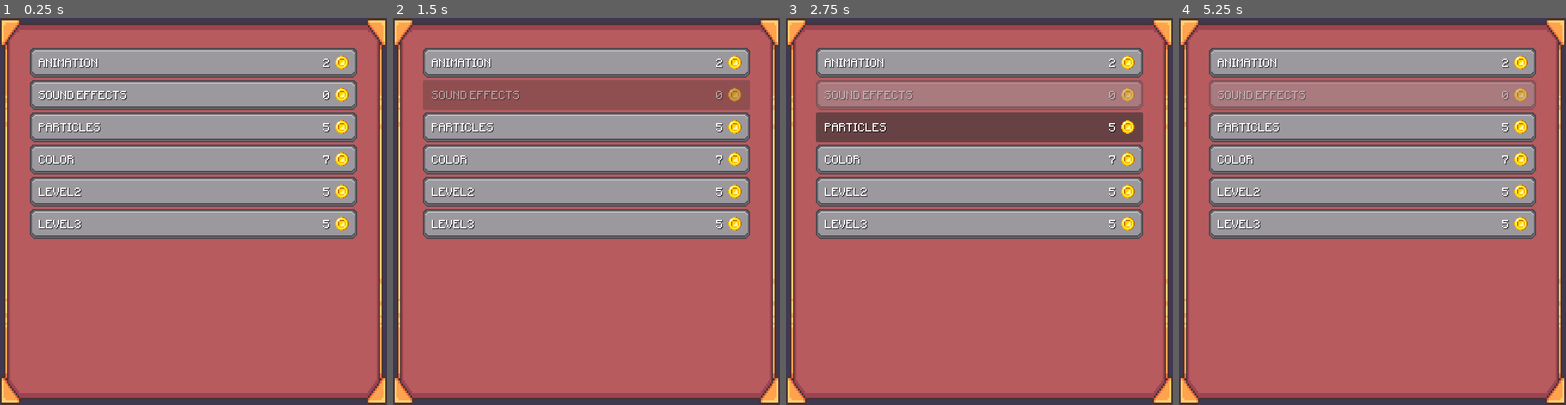
Above: before the commit, frames 1-4 (left to right).
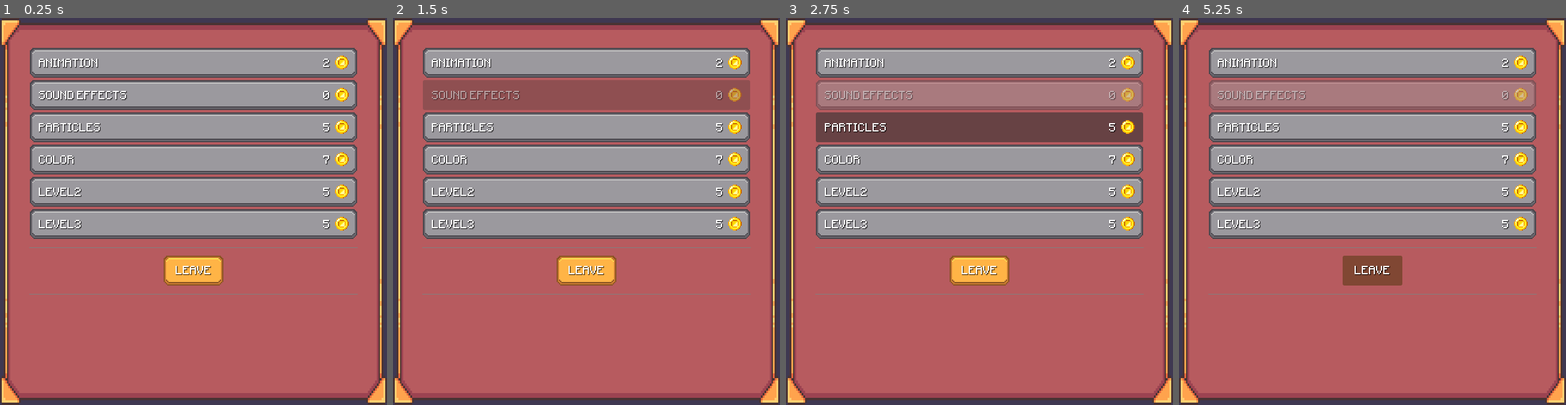
Above: after the commit, the same moments.

Repository: ofknee/the-messenger
Game: Godot game, scene res://scenes/shop.tscn
Two runs of this game, one before a commit and one after it. Both use one fixed random seed, a clock stepped at 60 frames per second and the inputs below. This scene is started directly instead of the project's main scene.
Inputs (mouse positions are in pixels of both pictures, inside the frame that each line leads up to):
- Up to frame 1 (0.25 s): no input
- Up to frame 2 (1.5 s): click "ANIMATION" at 0.5 s; click "SOUND EFFECTS" at 1.25 s
- Up to frame 3 (2.75 s): click "PARTICLES" at 2 s
- Up to frame 4 (5.25 s): click "COLOR" at 2.75 s; click "LEVEL2" at 3.5 s; click "LEVEL3" at 4.25 s; click (1372, 269) at 5 s, where only the run after the commit has a clickable "LEAVE"

The runs differ from the first frame. In frame 1, 1.4% of the frame differs, in the area x 7-93%, y 59-72%; in frame 2, 1.4%; in frame 3, 1.4%; in frame 4, 1.5%.

Commit message:
connect shop to global, leave shop button

Diff:
--- a/scenes/game.tscn
+++ b/scenes/game.tscn
@@ -7,7 +7,9 @@
 [ext_resource type="Texture2D" uid="uid://cx2m72tws2xe8" path="res://assets/ui/hand-drawn-panel.png" id="4_p57ef"]
 [ext_resource type="FontFile" uid="uid://dqqerscdm1bn6" path="res://assets/ui/fonts/minecraftia (1)/Minecraftia-Regular.ttf" id="5_u5sy4"]
 [ext_resource type="PackedScene" uid="uid://bstmedp222n3g" path="res://scenes/killzone.tscn" id="7_u5sy4"]
+[ext_resource type="Texture2D" uid="uid://c2pksn2gtmda8" path="res://assets/ui/Complete_UI_Book_Styles_Pack_Free_v1.0 2/01_TravelBookLite/Sprites/UI_TravelBook_BookCover01a.png" id="7_vtaks"]
 [ext_resource type="Texture2D" uid="uid://cro3plilao5kx" path="res://assets/environment/spike1.png" id="8_gee14"]
+[ext_resource type="PackedScene" uid="uid://vpnklqxmedca" path="res://scenes/pay_button.tscn" id="8_kvpfn"]
 
 [sub_resource type="CanvasItemMaterial" id="CanvasItemMaterial_yqjtg"]
 blend_mode = 2
@@ -24,6 +26,13 @@
 fill_to = Vector2(0.12173913, 0.76304346)
 
 [sub_resource type="StyleBoxTexture" id="StyleBoxTexture_iywne"]
+texture = ExtResource("4_p57ef")
+texture_margin_left = 10.0
+texture_margin_top = 10.0
+texture_margin_right = 10.0
+texture_margin_bottom = 10.0
+
+[sub_resource type="StyleBoxTexture" id="StyleBoxTexture_43hlm"]
 texture = ExtResource("4_p57ef")
 texture_margin_left = 10.0
 texture_margin_top = 10.0
@@ -205,8 +214,106 @@
 expand_mode = 3
 stretch_mode = 5
 
-[node name="Popup" type="Popup" parent="UI/Control/MarginContainer" unique_id=2088766821]
-oversampling_override = 1.0
+[node name="Shop" type="Control" parent="UI/Control/MarginContainer" unique_id=823807057]
+visible = false
+layout_mode = 2
+size_flags_horizontal = 3
+size_flags_vertical = 3
+
+[node name="NinePatchRect" type="TextureRect" parent="UI/Control/MarginContainer/Shop" unique_id=117715359]
+layout_mode = 1
+anchors_preset = 15
+anchor_right = 1.0
+anchor_bottom = 1.0
+grow_horizontal = 2
+grow_vertical = 2
+texture = ExtResource("7_vtaks")
+
+[node name="ScrollContainer" type="ScrollContainer" parent="UI/Control/MarginContainer/Shop" unique_id=415410047]
+layout_mode = 1
+anchors_preset = 15
+anchor_right = 1.0
+anchor_bottom = 1.0
+grow_horizontal = 2
+grow_vertical = 2
+
+[node name="MarginContainer" type="MarginContainer" parent="UI/Control/MarginContainer/Shop/ScrollContainer" unique_id=575001956]
+layout_mode = 2
+size_flags_horizontal = 3
+size_flags_vertical = 3
+theme_override_constants/margin_left = 50
+theme_override_constants/margin_top = 50
+theme_override_constants/margin_right = 50
+theme_override_constants/margin_bottom = 50
+
+[node name="VBoxContainer" type="VBoxContainer" parent="UI/Control/MarginContainer/Shop/ScrollContainer/MarginContainer" unique_id=1643178641]
+layout_mode = 2
+
+[node name="ANIMATION" parent="UI/Control/MarginContainer/Shop/ScrollContainer/MarginContainer/VBoxContainer" unique_id=1763438241 instance=ExtResource("8_kvpfn")]
+layout_mode = 2
+price = 2
+thing = "animation"
+
+[node name="SOUND EFFECTS" parent="UI/Control/MarginContainer/Shop/ScrollContainer/MarginContainer/VBoxContainer" unique_id=895757374 instance=ExtResource("8_kvpfn")]
+layout_mode = 2
+price = 0
+thing = "sfx"
+
+[node name="PARTICLES" parent="UI/Control/MarginContainer/Shop/ScrollContainer/MarginContainer/VBoxContainer" unique_id=1964785691 instance=ExtResource("8_kvpfn")]
+layout_mode = 2
+price = 5
+thing = "particles"
+
+[node name="COLOR" parent="UI/Control/MarginContainer/Shop/ScrollContainer/MarginContainer/VBoxContainer" unique_id=787159581 instance=ExtResource("8_kvpfn")]
+layout_mode = 2
+price = 7
+thing = "color"
+
+[node name="LEVEL2" parent="UI/Control/MarginContainer/Shop/ScrollContainer/MarginContainer/VBoxContainer" unique_id=1236946975 instance=ExtResource("8_kvpfn")]
+layout_mode = 2
+price = 5
+thing = "level2"
+
+[node name="LEVEL3" parent="UI/Control/MarginContainer/Shop/ScrollContainer/MarginContainer/VBoxContainer" unique_id=50084127 instance=ExtResource("8_kvpfn")]
+layout_mode = 2
+price = 5
+thing = "level3"
+
+[node name="HSeparator" type="HSeparator" parent="UI/Control/MarginContainer/Shop/ScrollContainer/MarginContainer/VBoxContainer" unique_id=870113532]
+custom_minimum_size = Vector2(0, 20)
+layout_mode = 2
+theme_override_constants/separation = 11
+
+[node name="LeaveShop" type="Button" parent="UI/Control/MarginContainer/Shop/ScrollContainer/MarginContainer/VBoxContainer" unique_id=1298115920]
+self_modulate = Color(1.6062199, 1.0125897, 0.37801942, 1)
+custom_minimum_size = Vector2(100, 50)
+layout_mode = 2
+size_flags_horizontal = 4
+theme_override_styles/normal = SubResource("StyleBoxTexture_43hlm")
+
+[node name="Label" type="RichTextLabel" parent="UI/Control/MarginContainer/Shop/ScrollContainer/MarginContainer/VBoxContainer/LeaveShop" unique_id=1886448315]
+layout_mode = 1
+anchors_preset = 15
+anchor_right = 1.0
+anchor_bottom = 1.0
+grow_horizontal = 2
+grow_vertical = 2
+offset_transform_enabled = true
+offset_transform_position = Vector2(0, 2)
+mouse_filter = 1
+theme_override_colors/font_shadow_color = Color(0, 0, 0, 0.5058824)
+theme_override_constants/shadow_outline_size = 2
+theme_override_fonts/normal_font = ExtResource("5_u5sy4")
+text = "LEAVE"
+fit_content = true
+autowrap_mode = 0
+horizontal_alignment = 1
+vertical_alignment = 1
+
+[node name="HSeparator2" type="HSeparator" parent="UI/Control/MarginContainer/Shop/ScrollContainer/MarginContainer/VBoxContainer" unique_id=1589589803]
+custom_minimum_size = Vector2(0, 20)
+layout_mode = 2
+theme_override_constants/separation = 11
 
 [node name="killzone" parent="." unique_id=1339280733 instance=ExtResource("7_u5sy4")]
 position = Vector2(119, -74.99999)
@@ -222,3 +329,4 @@
 texture = ExtResource("8_gee14")
 
 [connection signal="pressed" from="UI/Control/MarginContainer/ShopButton/Button" to="UI" method="_on_button_pressed"]
+[connection signal="pressed" from="UI/Control/MarginContainer/Shop/ScrollContainer/MarginContainer/VBoxContainer/LeaveShop" to="UI" method="_on_leave_shop_pressed"]
--- a/scenes/pay_button.gd
+++ b/scenes/pay_button.gd
@@ -13,13 +13,14 @@
 	label.text = name
 	price_display.text = str(price)
 
-func _on_pressed() -> void:  ##spawn eye laccording to button type
+func _on_pressed() -> void:
 	if payable():
 		if bought == false:
 			Global.coins -= price
 			print("bought: ",thing)
 			modulate.a = 0.5
 			bought = true
+			Global.unlocked[thing] = true ##unlock
 		else:
 			print("alr bought: ",thing)
 	else:
--- a/scenes/shop.tscn
+++ b/scenes/shop.tscn
@@ -2,6 +2,15 @@
 
 [ext_resource type="Texture2D" uid="uid://c2pksn2gtmda8" path="res://assets/ui/Complete_UI_Book_Styles_Pack_Free_v1.0 2/01_TravelBookLite/Sprites/UI_TravelBook_BookCover01a.png" id="1_lx5au"]
 [ext_resource type="PackedScene" uid="uid://vpnklqxmedca" path="res://scenes/pay_button.tscn" id="2_xfvoa"]
+[ext_resource type="Texture2D" uid="uid://cx2m72tws2xe8" path="res://assets/ui/hand-drawn-panel.png" id="3_032fp"]
+[ext_resource type="FontFile" uid="uid://dqqerscdm1bn6" path="res://assets/ui/fonts/minecraftia (1)/Minecraftia-Regular.ttf" id="4_2fc2m"]
+
+[sub_resource type="StyleBoxTexture" id="StyleBoxTexture_43hlm"]
+texture = ExtResource("3_032fp")
+texture_margin_left = 10.0
+texture_margin_top = 10.0
+texture_margin_right = 10.0
+texture_margin_bottom = 10.0
 
 [node name="Shop" type="Control" unique_id=823807057]
 layout_mode = 3
@@ -71,3 +80,39 @@
 layout_mode = 2
 price = 5
 thing = "level3"
+
+[node name="HSeparator" type="HSeparator" parent="ScrollContainer/MarginContainer/VBoxContainer" unique_id=870113532]
+custom_minimum_size = Vector2(0, 20)
+layout_mode = 2
+theme_override_constants/separation = 11
+
+[node name="Button" type="Button" parent="ScrollContainer/MarginContainer/VBoxContainer" unique_id=1298115920]
+self_modulate = Color(1.6062199, 1.0125897, 0.37801942, 1)
+custom_minimum_size = Vector2(100, 50)
+layout_mode = 2
+size_flags_horizontal = 4
+theme_override_styles/normal = SubResource("StyleBoxTexture_43hlm")
+
+[node name="Label" type="RichTextLabel" parent="ScrollContainer/MarginContainer/VBoxContainer/Button" unique_id=1886448315]
+layout_mode = 1
+anchors_preset = 15
+anchor_right = 1.0
+anchor_bottom = 1.0
+grow_horizontal = 2
+grow_vertical = 2
+offset_transform_enabled = true
+offset_transform_position = Vector2(0, 2)
+mouse_filter = 1
+theme_override_colors/font_shadow_color = Color(0, 0, 0, 0.5058824)
+theme_override_constants/shadow_outline_size = 2
+theme_override_fonts/normal_font = ExtResource("4_2fc2m")
+text = "LEAVE"
+fit_content = true
+autowrap_mode = 0
+horizontal_alignment = 1
+vertical_alignment = 1
+
+[node name="HSeparator2" type="HSeparator" parent="ScrollContainer/MarginContainer/VBoxContainer" unique_id=1589589803]
+custom_minimum_size = Vector2(0, 20)
+layout_mode = 2
+theme_override_constants/separation = 11
--- a/scripts/ui.gd
+++ b/scripts/ui.gd
@@ -1,13 +1,18 @@
 extends CanvasLayer
 
 @onready var label = $Control/MarginContainer/Bank/HBoxContainer/MarginContainer2/RichTextLabel
-
+@onready var shop = $Control/MarginContainer/Shop
 func _ready() -> void:
 	Global.currency_changed.connect(update_coins)
 	update_coins(Global.coins)
+	shop.hide()
 
 func update_coins(coins: int) -> void:
 	label.text = str(coins)
 
 func _on_button_pressed() -> void:
-	print("open shop")
+	shop.show()
+
+
+func _on_leave_shop_pressed() -> void:
+	shop.hide()
Binary file added: assets/ui/yellow-hand-drawn-panel.png
Not shown, added: assets/ui/yellow-hand-drawn-panel.png.import
